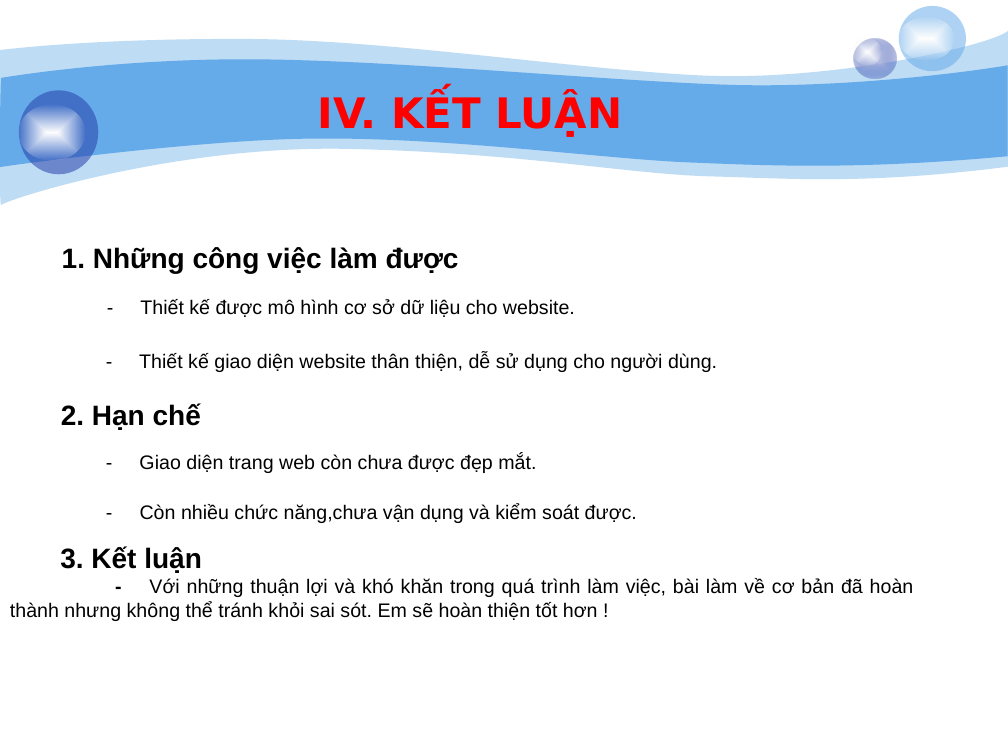
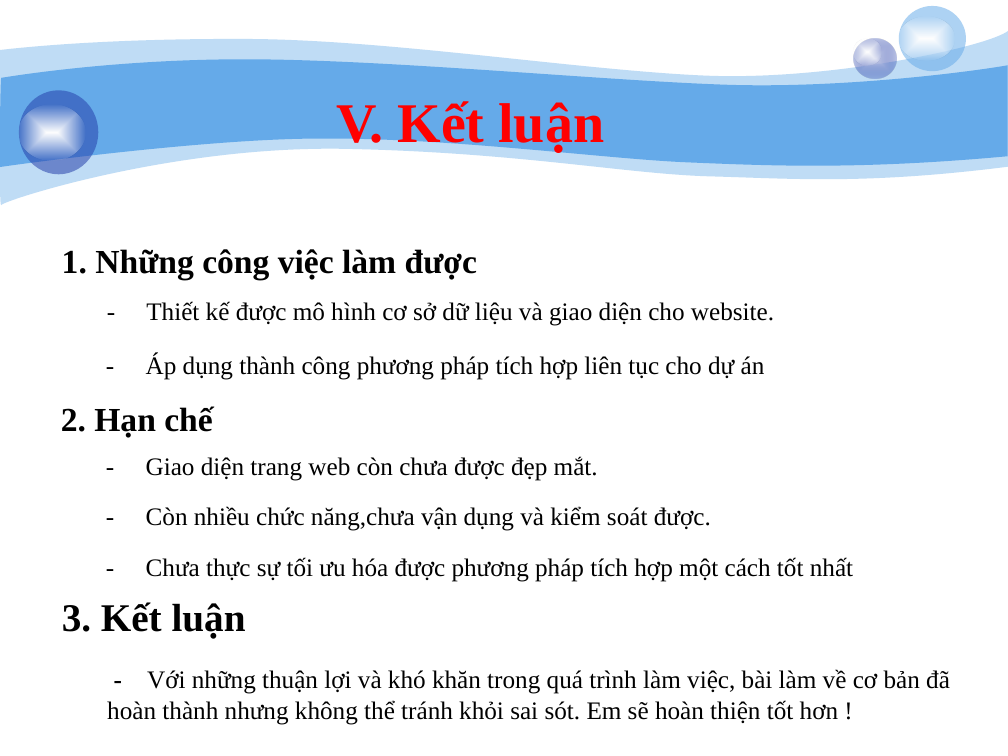
Before and after one commit to giangson0208/webtrasua, a slide deck: slide 29 of baocao/-ibn Thopi.pptx (slide 27 before the commit). Drawn at 1008x756 pixels with LibreOffice and Linux fonts; fonts in the diff are those of the drawing; background and template pictures are left out. Boxes give left, top, right and bottom in pixels: in the first picture for what was removed or moved away, otherwise in the second. Text is boxed around its words. In the diff, an @@ line names an element or a change of style, - is before the commit and + after.

```diff
--- a/baocao/-ibn Thopi.pptx
+++ b/baocao/-ibn Thopi.pptx
@@ text at (336,99,604,153): text changed; size 30 to 40 pt; font DejaVu Sans to Times New Roman @@
-IV. KẾT LUẬN
+V. Kết luận
@@ text "1. Những công việc làm ..." at (62,249,477,280): size 20 to 24 pt, font Arial to Times New Roman @@
@@ text at (146,301,774,326): text changed; size 14 to 18 pt; font Arial to Times New Roman @@
-- Thiết kế được mô hình cơ sở dữ liệu cho website.
+- Thiết kế được mô hình cơ sở dữ liệu và giao diện cho website.
@@ text at (146,354,765,380): text changed; size 14 to 18 pt; font Arial to Times New Roman @@
-- Thiết kế giao diện website thân thiện, dễ sử dụng cho người dùng.
+- Áp dụng thành công phương pháp tích hợp liên tục cho dự án
@@ text "2. Hạn chế" at (61,406,212,437): size 20 to 24 pt, font Arial to Times New Roman @@
@@ text "- Giao diện trang web ..." at (146,456,598,481): size 14 to 18 pt, font Arial to Times New Roman @@
@@ text "- Còn nhiều chức năng,chưa ..." at (146,506,711,531): size 14 to 18 pt, font Arial to Times New Roman @@
@@ text at (60,546,202,573): paragraph removed @@
-3. Kết luận
@@ text added at (146,557,853,582), 18 pt, text #000000 @@
+- Chưa thực sự tối ưu hóa được phương pháp tích hợp một cách tốt nhất
@@ text added at (62,602,246,638), 28 pt, text #000000, bold @@
+3. Kết luận
@@ text "- Với những thuận lợi ...": place and size @@
-text "- Với những thuận lợi ..." at (10,546,914,621)
+text "- Với những thuận lợi ..." at (107,669,950,725)
@@ text "- Với những thuận lợi ..." at (107,669,950,725): size 14 to 18 pt, font Arial to Times New Roman; alignment justified to left; indent changed @@
```
Also in this commit, not shown: 19 other slides changed, 10 slides added, 8 slides removed, 10 other files.
